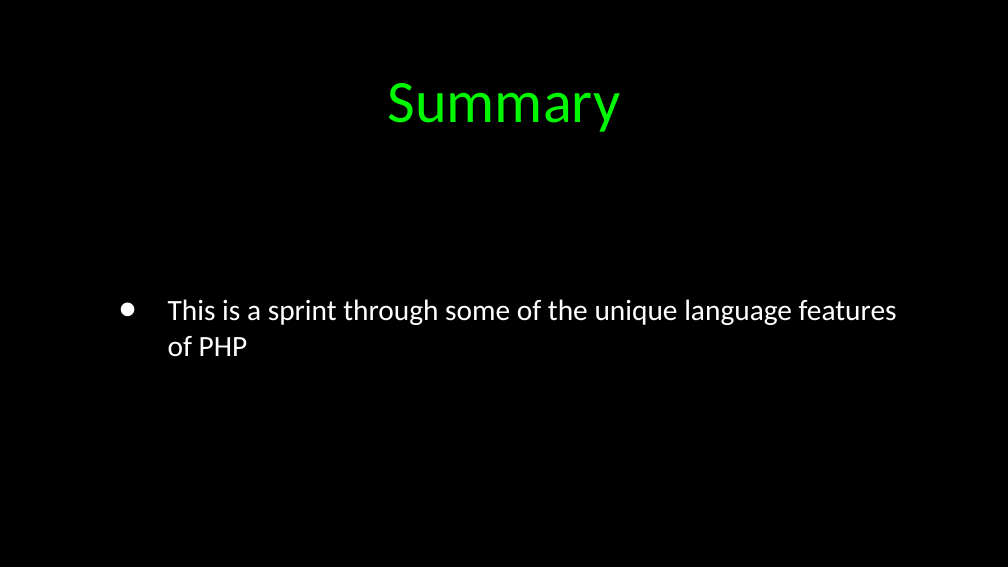
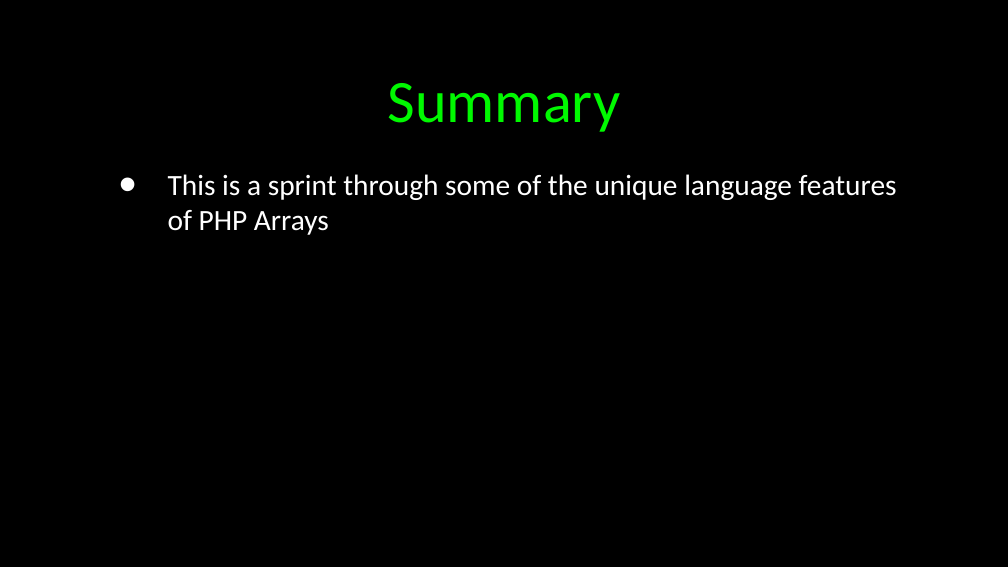
Before and after one commit to csev/wa4e, a slide deck: slide 30 of lectures/PHP-03-Arrays.ppt (slide 36 before the commit). Drawn at 1008x567 pixels with LibreOffice and Linux fonts; fonts in the diff are those of the drawing. Boxes give left, top, right and bottom in pixels: in the first picture for what was removed or moved away, otherwise in the second. Text is boxed around its words. In the diff, an @@ line names an element or a change of style, - is before the commit and + after.

```diff
--- a/lectures/PHP-03-Arrays.ppt
+++ b/lectures/PHP-03-Arrays.ppt
@@ text "This is a sprint through ..." at [168,174,897,235]: vertical alignment middle to top @@
@@ text at [168,174,897,235]: text changed @@
-• This is a sprint through some of the unique language features of PHP
+• This is a sprint through some of the unique language features of PHP Arrays
```
Also in this commit, not shown: 19 other slides changed, 3 slides added, 9 slides removed, 7 other files.
